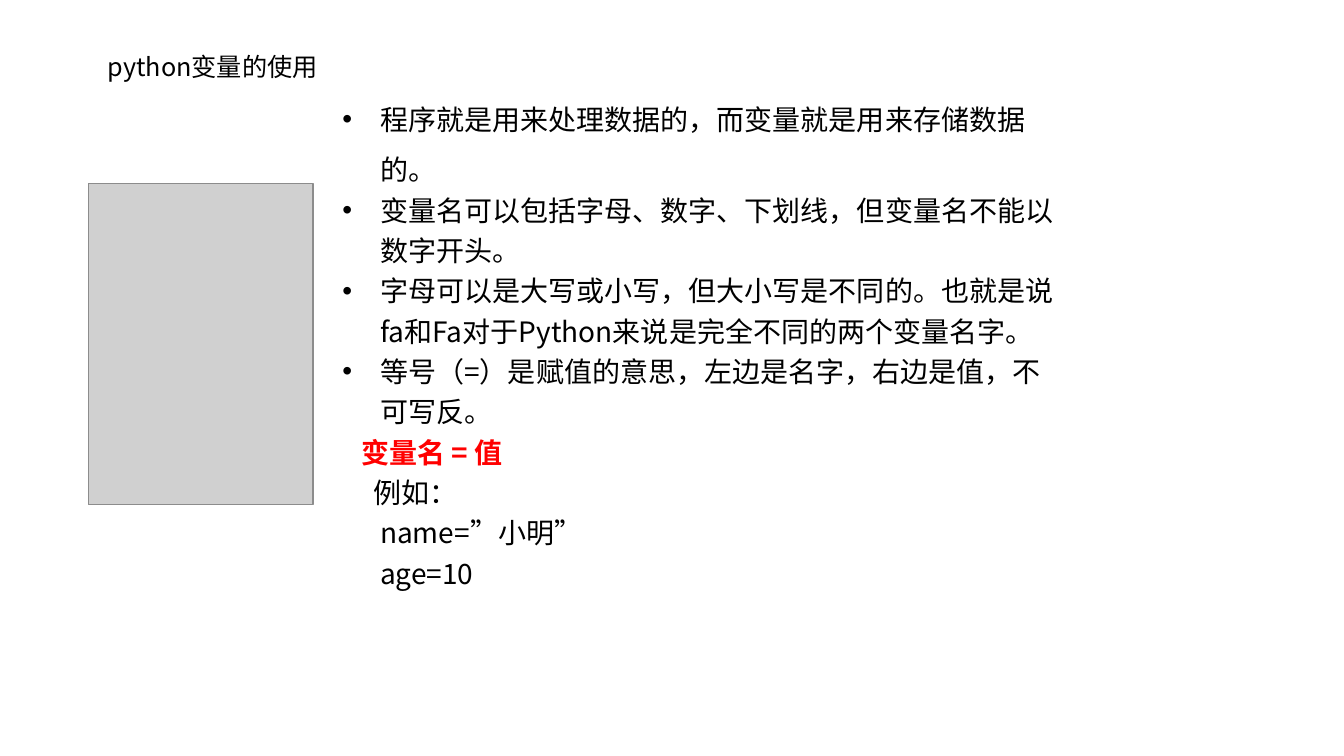
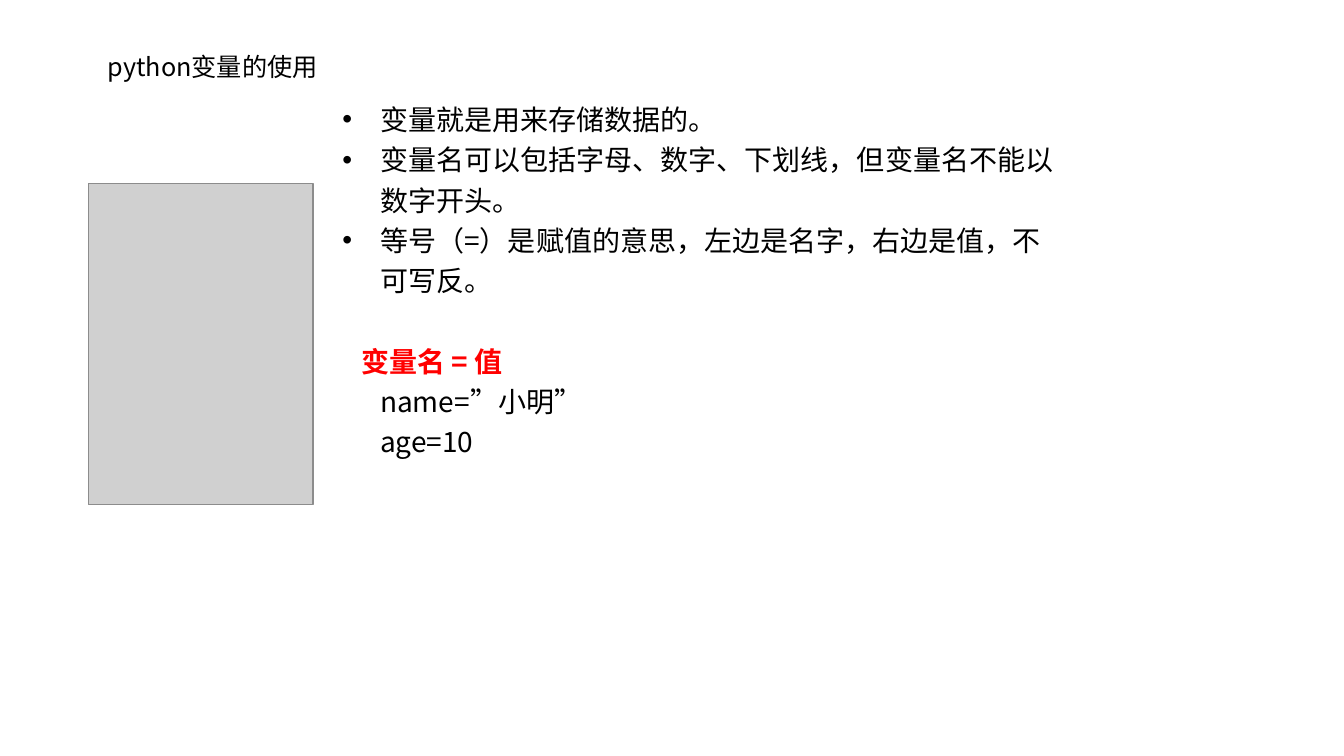
Before and after one commit to hwdeveloper/python-tutorial, a slide deck: slide 16 of 第1节课/01ppt/P1-1第一节.pptx. Drawn at 1344x756 pixels with LibreOffice and Linux fonts; fonts in the diff are those of the drawing; grey boxes stand for pictures; background and template pictures are left out. Boxes give left, top, right and bottom in pixels: in the first picture for what was removed or moved away, otherwise in the second. Text is boxed around its words. In the diff, an @@ line names an element or a change of style, - is before the commit and + after.

```diff
--- a/第1节课/01ppt/P1-1第一节.pptx
+++ b/第1节课/01ppt/P1-1第一节.pptx
@@ text at <box>380,106,716,133</box>: text changed @@
-• 程序就是用来处理数据的，而变量就是用来存储数据的。
+• 变量就是用来存储数据的。
@@ text at <box>380,277,1053,349</box>: paragraph removed @@
-• 字母可以是大写或小写，但大小写是不同的。也就是说fa和Fa对于Python来说是完全不同的两个变量名字。
@@ text at <box>374,479,458,506</box>: paragraph removed @@
-例如：
```
Also in this commit, not shown: 5 other slides changed, 11 other files.
